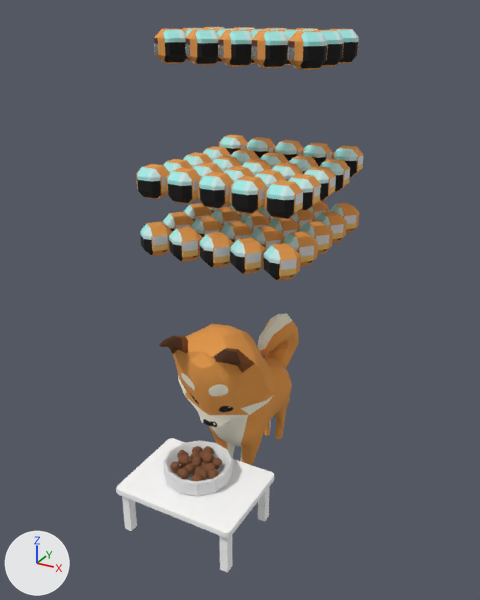
Before and after pictures for a commit that changed the OBJ model ChiBaApp/app/src/main/assets/models/fullBowl/fullBowl_frame1.obj.
Camera for both pictures: a camera (50 mm lens) standing at (10.35, -19.91, 15.09) and looking at (0.15, -1.36, 5.82). Every picture has the same lights, and +X, +Y and +Z are marked at lower left. Where no turn or scale is listed for an object, it has been applied to the vertices. Vertices at the same position are counted once.

The first picture shows 'fullBowl_frame1'.
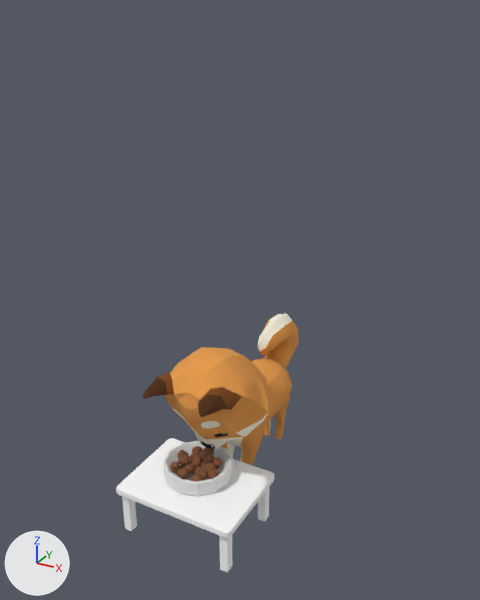
Pixel boxes (x1, y1, x2, y2) of what changed, in the pictures (480 x 600 px; the box of a moved part takes in the faces that stretch with it):
'fullBowl_frame1', reshaped (26% narrower, 52% shorter): before (116, 27, 363, 573); after (116, 313, 299, 573)
part 1 of me_fullbowl_frame1, deleted: before (136, 27, 363, 281)
part 2 of me_fullbowl_frame1, moved or reshaped: before (159, 324, 274, 436); after (143, 347, 269, 449)

The change, as a diff of the scene's bpy script:
```diff
--- a/ChiBaApp/app/src/main/assets/models/fullBowl/fullBowl_frame1.obj.py
+++ b/ChiBaApp/app/src/main/assets/models/fullBowl/fullBowl_frame1.obj.py
@@ me_fullbowl_frame1 @@
 # used by ob_fullbowl_frame1; location = (0.0, 0.0, 0.0)
-me_fullbowl_frame1.from_pydata(...)  # 4000 vertices, 4863 faces; spans x -2.9..2.8, y -5.9..3.5, z -1.9..14.5
+me_fullbowl_frame1.from_pydata(...)  # 2440 vertices, 3173 faces; spans x -2.3..2.3, y -5.9..3.5, z -1.9..4.6
+# me_fullbowl_frame1 part 1: 65 loose pieces with 1560 vertices, spanning x -2.9..2.8, y -3.2..3.2, z 7.5..14.5, are deleted
+# me_fullbowl_frame1 part 2
+# 24 vertices are removed from x -1.7..1.3, y -3.3..-0.5, z 2.5..3.9
+# 88 faces are deleted
+# 16 vertices in x -1.2..1.2, y -4.5..-4.3, z 5.1..5.2 move by (0.0, -1.0, -1.4)
+# 10 vertices in x -1.4..1.4, y -3.7..-3.6, z 4.6..4.8 move by (0.0, -0.9, -1.1)
+# 9 vertices in x -1.3..1.2, y -4.2..-4.1, z 5.0..5.1 move by (0.0, -1.0, -1.3)
+# 8 vertices in x -1.2..1.2, y -3.9..-3.7, z 4.8..4.9 move by (0.0, -0.9, -1.2)
+# 5 vertices in x -0.4..0.4, y -3.8..-3.7, z 4.3..4.5 move by (0.0, -0.8, -1.1)
+# 5 vertices in x -0.6..0.7, y -3.4..-3.1, z 1.8..2.2 move by (0.0, -0.2, -0.8)
+# 104 vertices move from x -1.9..2.0, y -4.3..-0.7, z 1.5..5.2 to x -1.8..2.0, y -5.4..-0.7, z 0.8..4.6
+# 24 vertices are added at x -1.9..1.3, y -3.6..-0.7, z 1.9..4.0
+# 88 new faces join them, mat_newrigging1_lambert2sg (picture img_chibaalltextures_jpg)
 me_fullbowl_frame1.materials.append(mat_fressnapffull_phong2sg)
```
